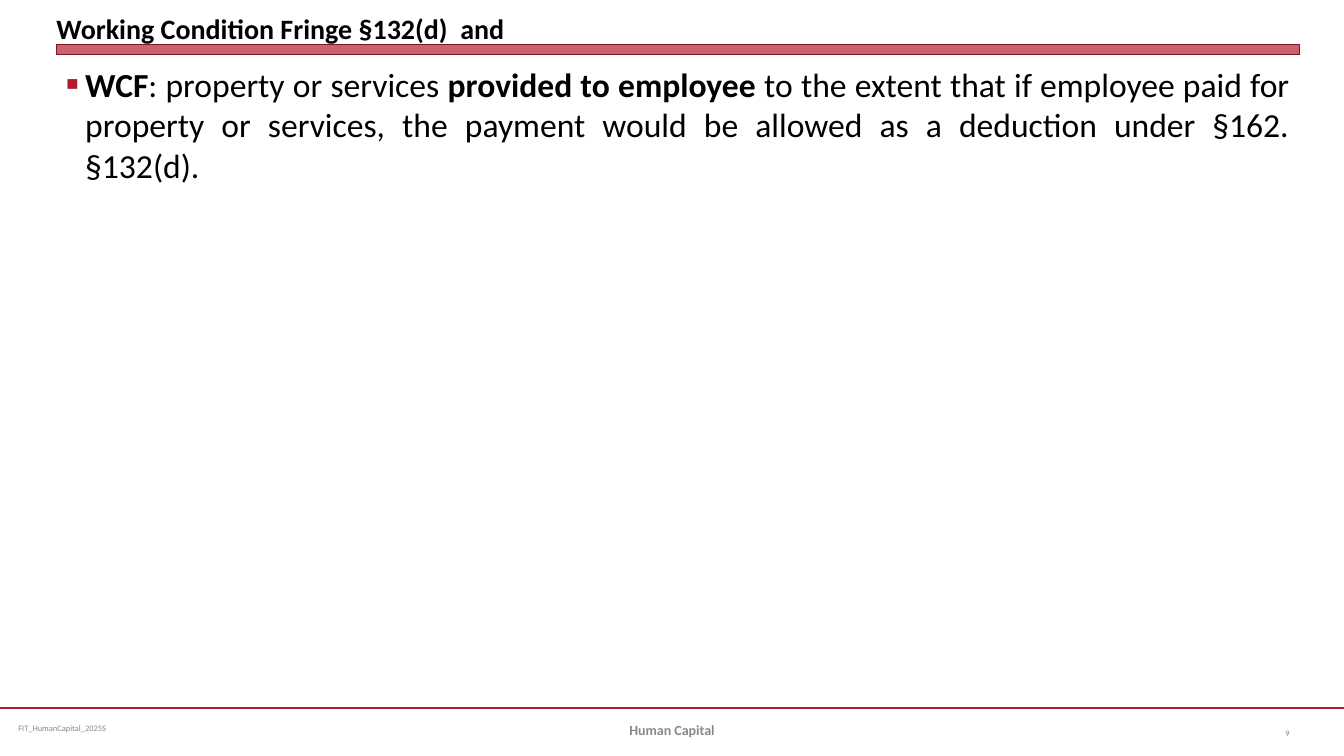
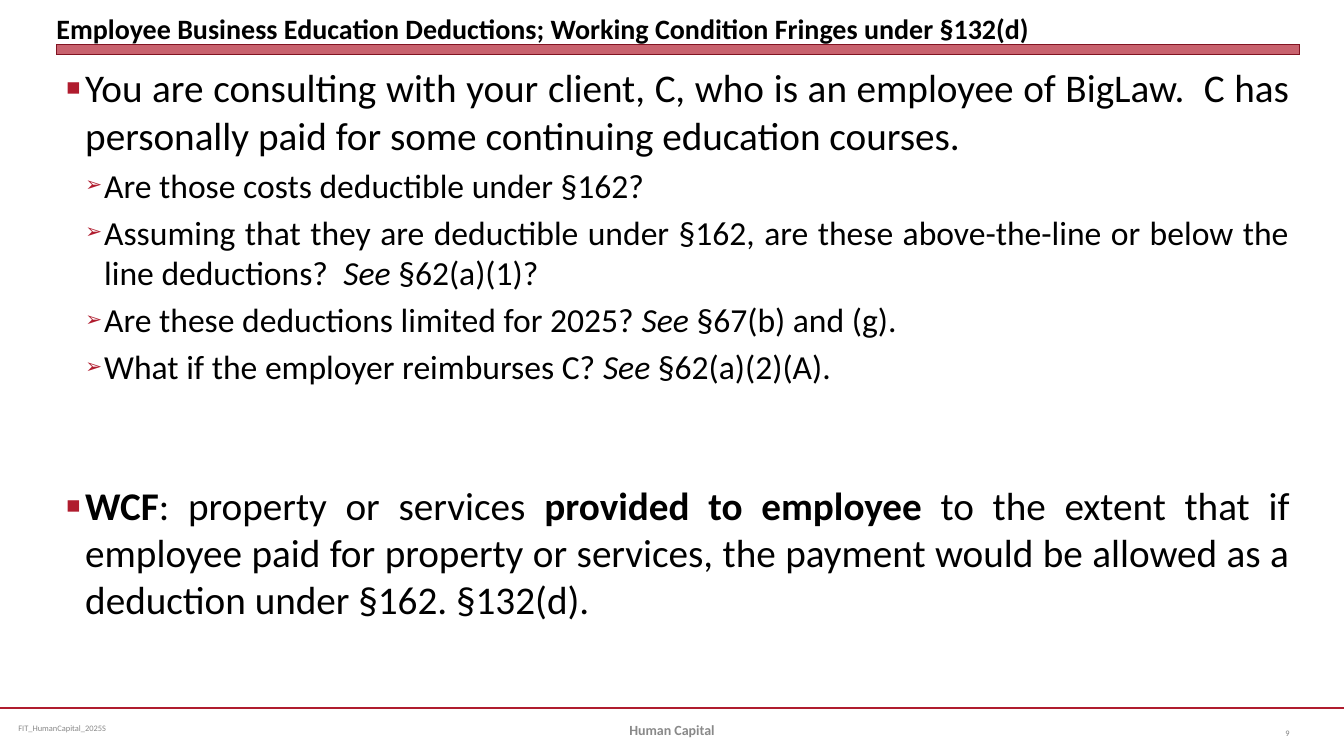
Before and after one commit to jmc877/Fed-Income-Tax, a slide deck: slide 9 of slides/FIT_HumanCapital_2025S.pptx. Drawn at 1344x756 pixels with LibreOffice and Linux fonts; fonts in the diff are those of the drawing. Boxes give left, top, right and bottom in pixels: in the first picture for what was removed or moved away, otherwise in the second. Text is boxed around its words. In the diff, an @@ line names an element or a change of style, - is before the commit and + after.

```diff
--- a/slides/FIT_HumanCapital_2025S.pptx
+++ b/slides/FIT_HumanCapital_2025S.pptx
@@ title at (56,18,1029,46): text changed @@
-Working Condition Fringe §132(d) and
+Employee Business Education Deductions; Working Condition Fringes under §132(d)
@@ text at (85,74,1289,385): paragraphs added @@
+■ You are consulting with your client, C, who is an employee of BigLaw. C has personally paid for some continuing education courses.
+  ➢ Are those costs deductible under §162?
+  ➢ Assuming that they are deductible under §162, are these above-the-line or below the line deductions? See §62(a)(1)?
+  ➢ Are these deductions limited for 2025? See §67(b) and (g).
+  ➢ What if the employer reimburses C? See §62(a)(2)(A).
@@ text at (85,492,1290,620): size 24 to 28 pt in "WCF: property or services provided to employee ..." @@
```
Also in this commit, not shown: 1 other slide changed.
